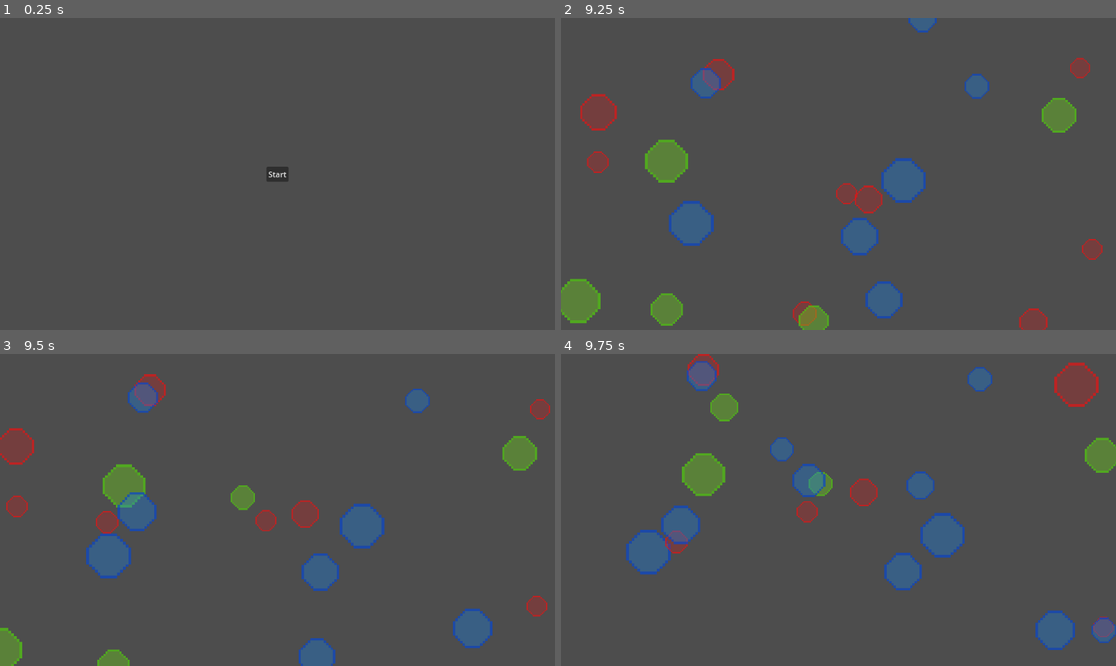
Above: before the commit, frames 1-4 (two rows, left to right).
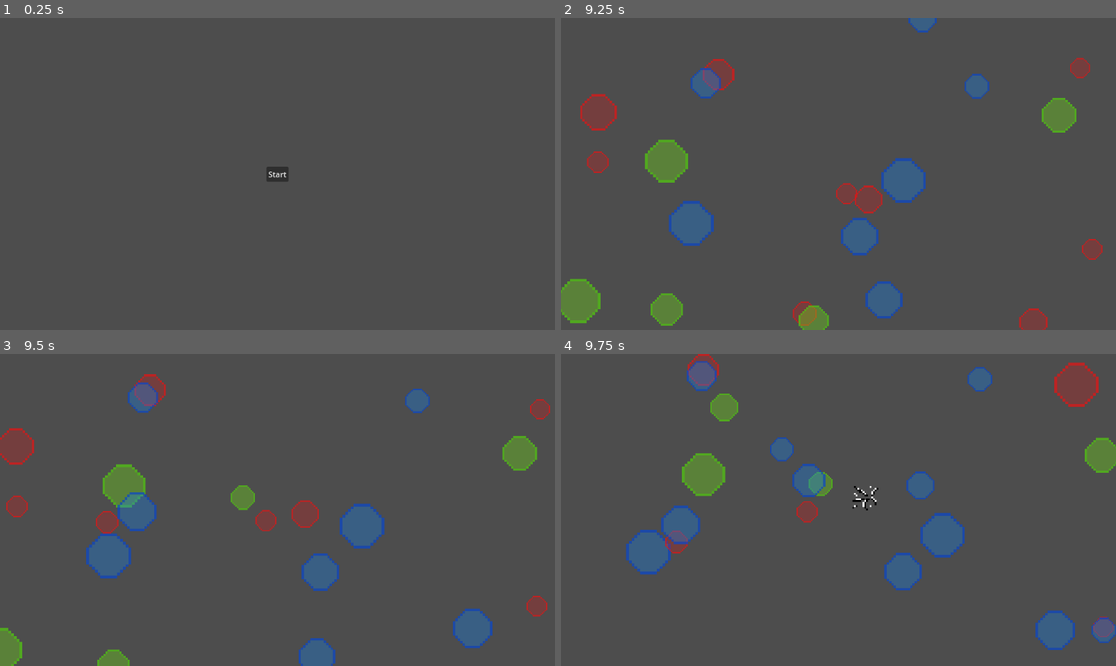
Above: after the commit, the same moments.

Repository: PavloPol/FirstMobileTest
Game: Godot game, scene res://main.tscn
Same seed, same stepped clock (60 frames per second), same inputs: the game is played once before the commit and once after it.
Inputs (mouse positions are in pixels of both pictures, inside the frame that each line leads up to):
- Up to frame 1 (0.25 s): no input
- Up to frame 2 (9.25 s): click "Start" at 0.5 s; move the mouse to (810, 236) at 1.27 s; click (810, 236) at 1.42 s; move the mouse to (1005, 220) at 2.02 s; click (1005, 220) at 2.17 s; move the mouse to (672, 127) at 2.77 s; click (672, 127) at 2.92 s; move the mouse to (866, 174) at 3.52 s; click (866, 174) at 3.67 s; move the mouse to (755, 96) at 4.27 s; click (755, 96) at 4.42 s; move the mouse to (960, 158) at 5.02 s; click (960, 158) at 5.17 s; move the mouse to (727, 189) at 5.77 s; click (727, 189) at 5.92 s; move the mouse to (894, 105) at 6.52 s; click (894, 105) at 6.67 s; move the mouse to (810, 236) at 7.27 s; click (810, 236) at 7.42 s; move the mouse to (1005, 220) at 8.02 s; click (1005, 220) at 8.17 s; move the mouse to (672, 127) at 8.77 s; click (672, 127) at 8.92 s
- Up to frame 3 (9.5 s): no input
- Up to frame 4 (9.75 s): move the mouse to (866, 510) at 9.52 s; click (866, 510) at 9.67 s

Frames 1-3 are identical in both runs. In frame 4, 0.4% of the frame differs, in the area x 52-58%, y 39-51%.

Commit message:
fixed bug when you press on screen all bubles destroys

Diff:
--- a/Bubles/buble.gd
+++ b/Bubles/buble.gd
@@ -5,7 +5,6 @@
 @onready var death_sprite: Sprite2D = get_node("Death")
 @onready var death_timer: Timer = get_node("Timer")
 @onready var screen_size = get_viewport().size
-
 @export var move_speed = 3
 var direction
 
@@ -27,16 +26,20 @@
 		queue_free()
 
 
-func _input(event):
+func _on_timer_timeout():
+	queue_free()
+
+
+func _on_input_event(viewport, event, shape_idx):
+	if event is InputEventMouseButton:
+		if event.pressed:
+			buble_sprite.visible = false
+			death_sprite.visible = true
+			set_process(false)
+			death_timer.start()
 	if event is InputEventScreenTouch:
 		if event.pressed and event.index == 0:
 			buble_sprite.visible = false
 			death_sprite.visible = true
 			set_process(false)
 			death_timer.start()
-			# Touch event started on the Area2D
-			# Add your code here
-
-
-func _on_timer_timeout():
-	queue_free()
--- a/Bubles/buble.tscn
+++ b/Bubles/buble.tscn
@@ -22,4 +22,5 @@
 [node name="Timer" type="Timer" parent="."]
 one_shot = true
 
+[connection signal="input_event" from="." to="." method="_on_input_event"]
 [connection signal="timeout" from="Timer" to="." method="_on_timer_timeout"]
Not shown: 2 places in Bubles/buble_blue.tscn that only renumber resources
